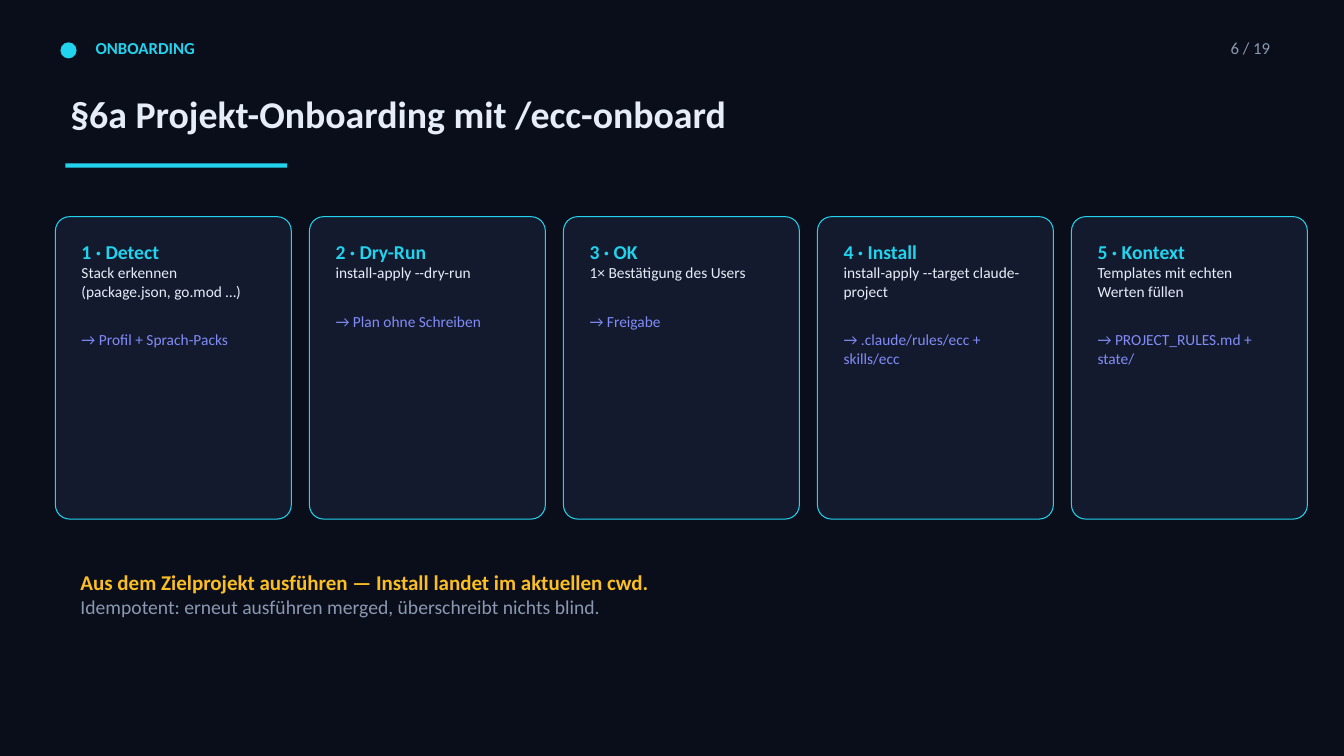
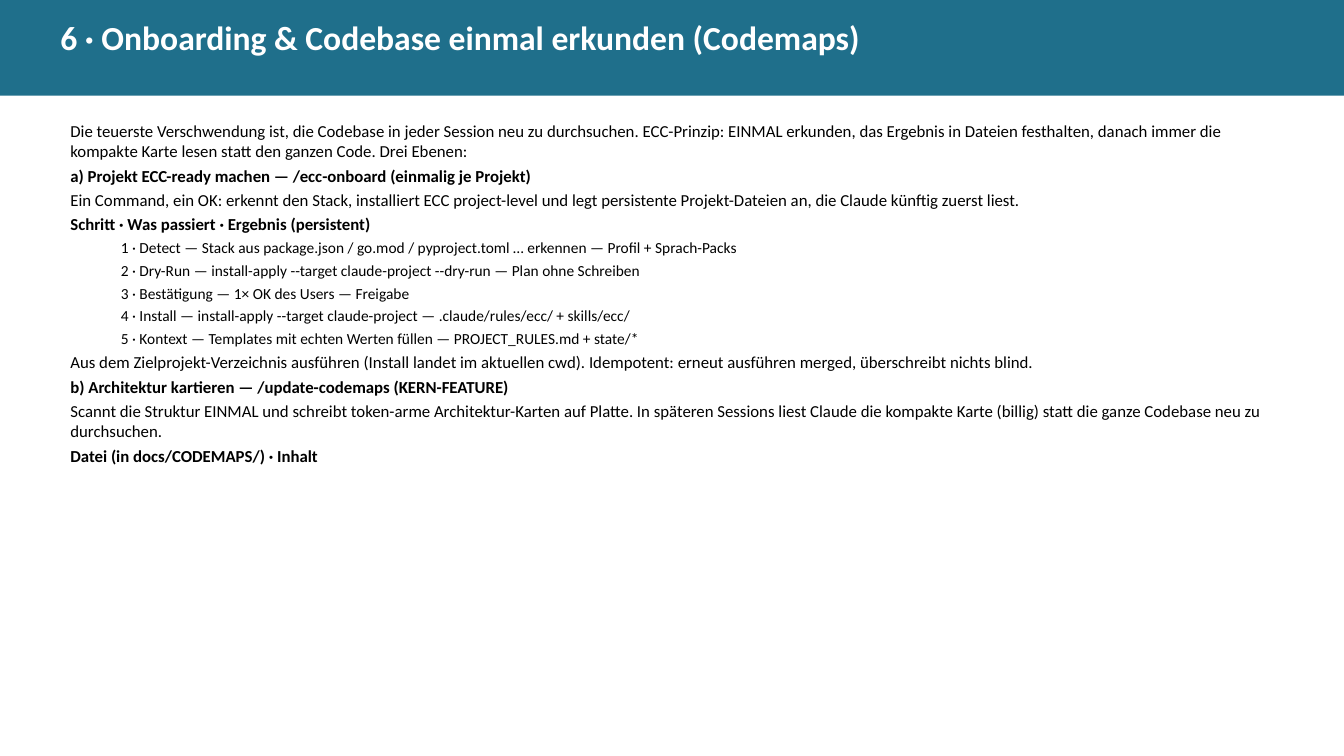
Before and after one commit to Paulee8155/Claude-Code-BestPractice, a slide deck: slide 7 of docs/ECC-Harness-Guide.de.pptx. Drawn at 1344x756 pixels with LibreOffice and Linux fonts; fonts in the diff are those of the drawing. Boxes give left, top, right and bottom in pixels: in the first picture for what was removed or moved away, otherwise in the second. Text is boxed around its words. In the diff, an @@ line names an element or a change of style, - is before the commit and + after.

```diff
--- a/docs/ECC-Harness-Guide.de.pptx
+++ b/docs/ECC-Harness-Guide.de.pptx
@@ background #0A0E1A to #FFFFFF @@
@@ rectangle added at (0, 0, 1344, 96), fill #1F6F8B @@
@@ text at (60, 25, 860, 56): text changed; size 12 to 24 pt; text colour #22D3EE to #FFFFFF @@
-ONBOARDING
+6 · Onboarding & Codebase einmal erkunden (Codemaps)
@@ ellipse removed at (60, 42, 77, 58) @@
@@ text removed at (1231, 42, 1270, 54) @@
-6 / 19
@@ text removed at (70, 101, 726, 135) @@
-§6a Projekt-Onboarding mit /ecc-onboard
@@ text added at (70, 125, 1260, 465), 12 pt, text #000000 @@
+Die teuerste Verschwendung ist, die Codebase in jeder Session neu zu durchsuchen. ECC-Prinzip: EINMAL erkunden, das Ergebnis in Dateien festhalten, danach immer die kompakte Karte lesen statt den ganzen Code. Drei Ebenen:
+a) Projekt ECC-ready machen — /ecc-onboard (einmalig je Projekt)
+Ein Command, ein OK: erkennt den Stack, installiert ECC project-level und legt persistente Projekt-Dateien an, die Claude künftig zuerst liest.
+Schritt · Was passiert · Ergebnis (persistent)
+  1 · Detect — Stack aus package.json / go.mod / pyproject.toml … erkennen — Profil + Sprach-Packs
+  2 · Dry-Run — install-apply --target claude-project --dry-run — Plan ohne Schreiben
+  3 · Bestätigung — 1× OK des Users — Freigabe
+  4 · Install — install-apply --target claude-project — .claude/rules/ecc/ + skills/ecc/
+  5 · Kontext — Templates mit echten Werten füllen — PROJECT_RULES.md + state/*
+Aus dem Zielprojekt-Verzeichnis ausführen (Install landet im aktuellen cwd). Idempotent: erneut ausführen merged, überschreibt nichts blind.
+b) Architektur kartieren — /update-codemaps (KERN-FEATURE)
+Scannt die Struktur EINMAL und schreibt token-arme Architektur-Karten auf Platte. In späteren Sessions liest Claude die kompakte Karte (billig) statt die ganze Codebase neu zu durchsuchen.
+Datei (in docs/CODEMAPS/) · Inhalt
@@ rectangle removed at (66, 163, 287, 167) @@
@@ rounded rectangle removed at (55, 217, 291, 519) @@
@@ rounded rectangle removed at (310, 217, 545, 519) @@
@@ rounded rectangle removed at (564, 217, 800, 519) @@
@@ rounded rectangle removed at (818, 217, 1054, 519) @@
@@ rounded rectangle removed at (1072, 217, 1308, 519) @@
@@ text removed at (81, 246, 227, 348) @@
-1 · Detect
-Stack erkennen (package.json, go.mod …)
-→ Profil + Sprach-Packs
@@ text removed at (336, 246, 481, 327) @@
-2 · Dry-Run
-install-apply --dry-run
-→ Plan ohne Schreiben
@@ text removed at (590, 246, 746, 281) @@
-3 · OK
-1× Bestätigung des Users
-→ Freigabe
@@ text removed at (844, 245, 1019, 300) @@
-4 · Install
-install-apply --target claude-project
-→ .claude/rules/ecc + skills/ecc
@@ text removed at (1098, 246, 1232, 297) @@
-5 · Kontext
-Templates mit echten Werten füllen
-→ PROJECT_RULES.md + state/
@@ text removed at (80, 575, 648, 618) @@
-Aus dem Zielprojekt ausführen — Install landet im aktuellen cwd.
-Idempotent: erneut ausführen merged, überschreibt nichts blind.
```
Also in this commit, not shown: 13 other slides changed, 15 slides added, 7 slides removed, 10 other files.
